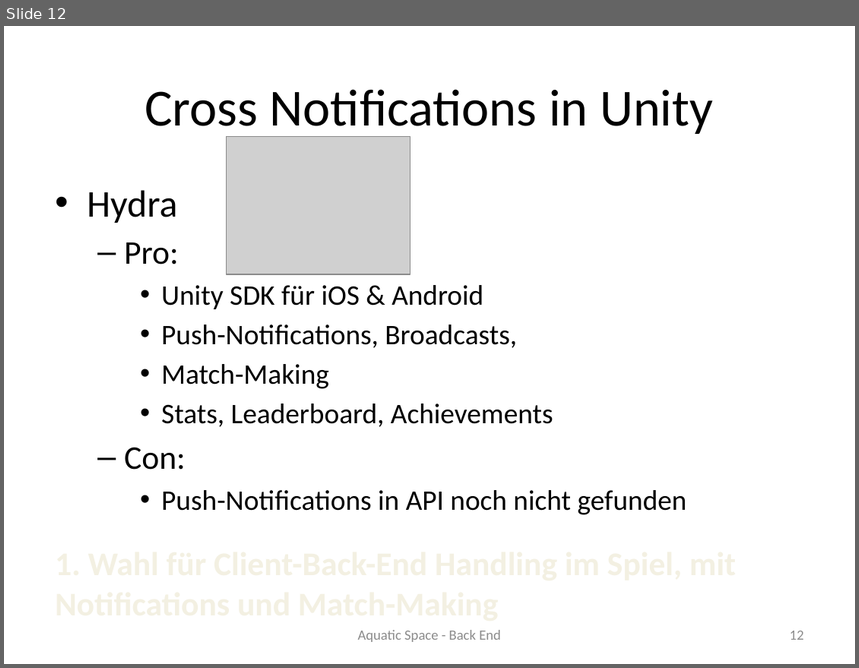
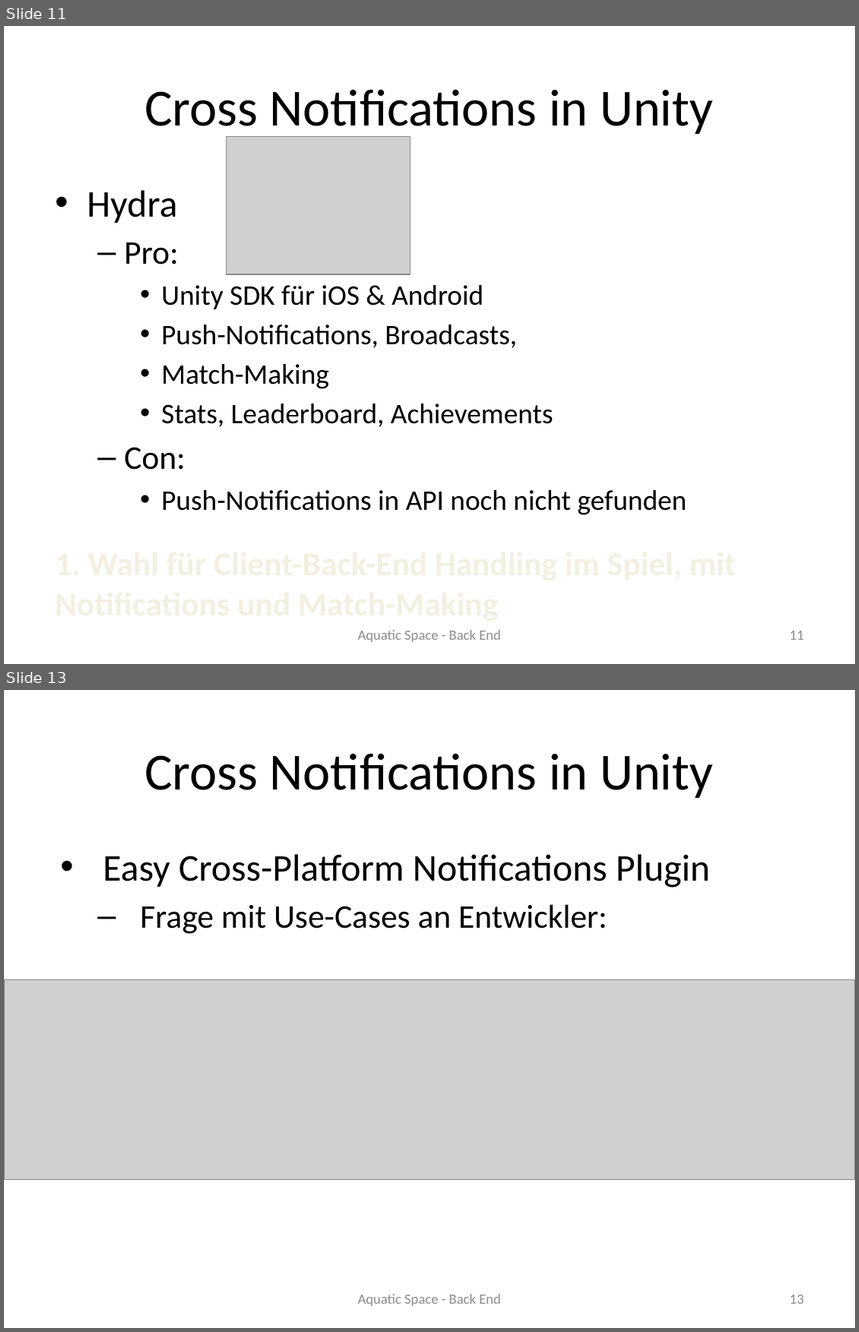
Before and after one commit to Mobiletainment/Health-Game, a slide deck: Dokumentation/Back End.pptx. Shown one above the other, each under a label of ours: slide 12 before the commit, slides 11 and 13 after it; the slides between them are not shown. The pictures are 859x668 and 859x1332 pixels, drawn with LibreOffice and Linux fonts; fonts in the diff are those of the drawing; grey boxes stand for pictures. Boxes give left, top, right and bottom in pixels: in the first picture for what was removed or moved away, otherwise in the second. Text is boxed around its words. In the diff, an @@ line names an element or a change of style, - is before the commit and + after.

Commit message:
reasoning back-end decision for Cross-Platform Notifications Plugin for Unity

```diff
--- a/Dokumentation/Back End.pptx
+++ b/Dokumentation/Back End.pptx
@@ slide 13 added at [4,690,855,1328], background #FFFFFF @@
@@ title added at [145,753,713,798], 44 pt, text #000000 @@
+Cross Notifications in Unity
@@ text added at [103,854,710,934], 32 pt, text #000000 @@
+• Easy Cross-Platform Notifications Plugin
+  – Frage mit Use-Cases an Entwickler:
@@ picture added at [4,980,855,1180] @@
@@ text added at [358,1294,501,1306], 12 pt, text #8C8C8C @@
+Aquatic Space - Back End
@@ page number added at [790,1295,804,1304], 12 pt, text #8C8C8C @@
+13
@@ what was slide 12 is now slide 11 @@
@@ page number at [790,631,804,640]: text changed @@
-12
+11
```
Also in this commit, not shown: 1 slide changed, 1 other slide added.
